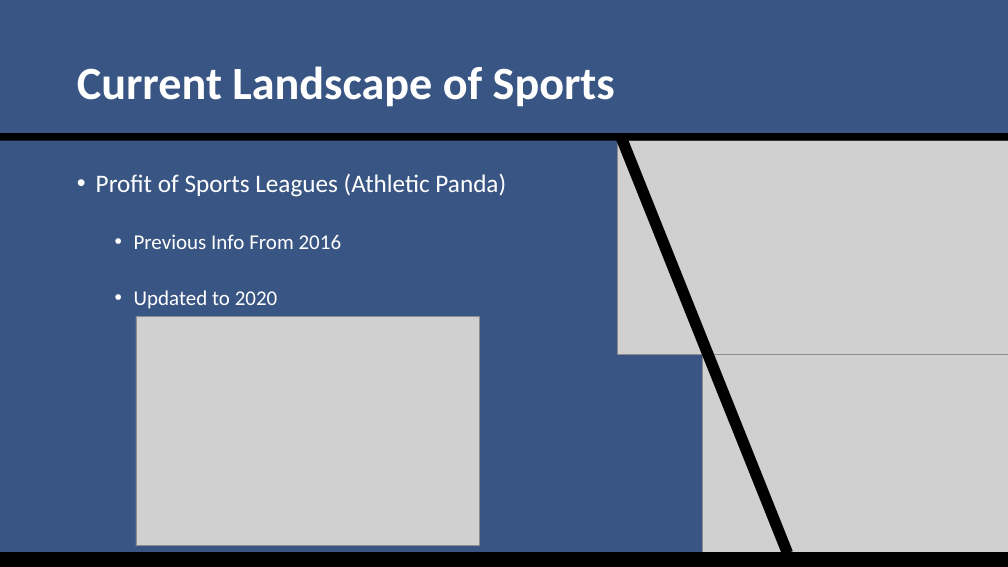
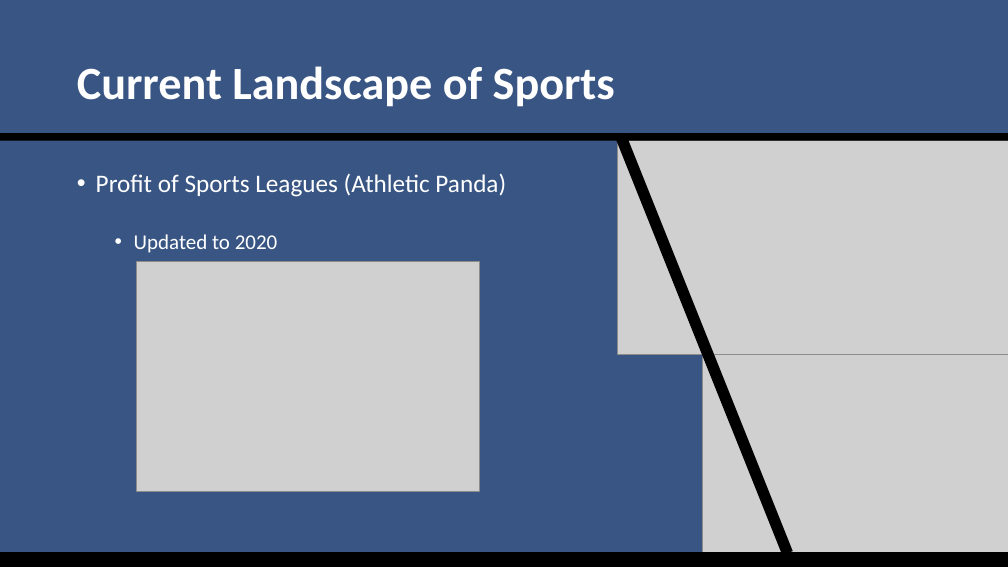
Before and after one commit to SuperMarioGiacomazzo/STOR538_WEBSITE, a slide deck: slide 16 of Slides/Sports Analytics 1/Sports_Analytics_1_Lecture.pptx (slide 14 before the commit). Drawn at 1008x567 pixels with LibreOffice and Linux fonts; fonts in the diff are those of the drawing; grey boxes stand for pictures. Boxes give left, top, right and bottom in pixels: in the first picture for what was removed or moved away, otherwise in the second. Text is boxed around its words. In the diff, an @@ line names an element or a change of style, - is before the commit and + after.

```diff
--- a/Slides/Sports Analytics 1/Sports_Analytics_1_Lecture.pptx
+++ b/Slides/Sports Analytics 1/Sports_Analytics_1_Lecture.pptx
@@ text at (x1=134, y1=234, x2=342, y2=249): paragraph removed @@
-  • Previous Info From 2016
@@ picture moved from (x1=136, y1=316, x2=479, y2=546) to (x1=136, y1=262, x2=479, y2=492) @@
```
Also in this commit, not shown: 4 other slides changed, 5 slides added, 7 other files.
